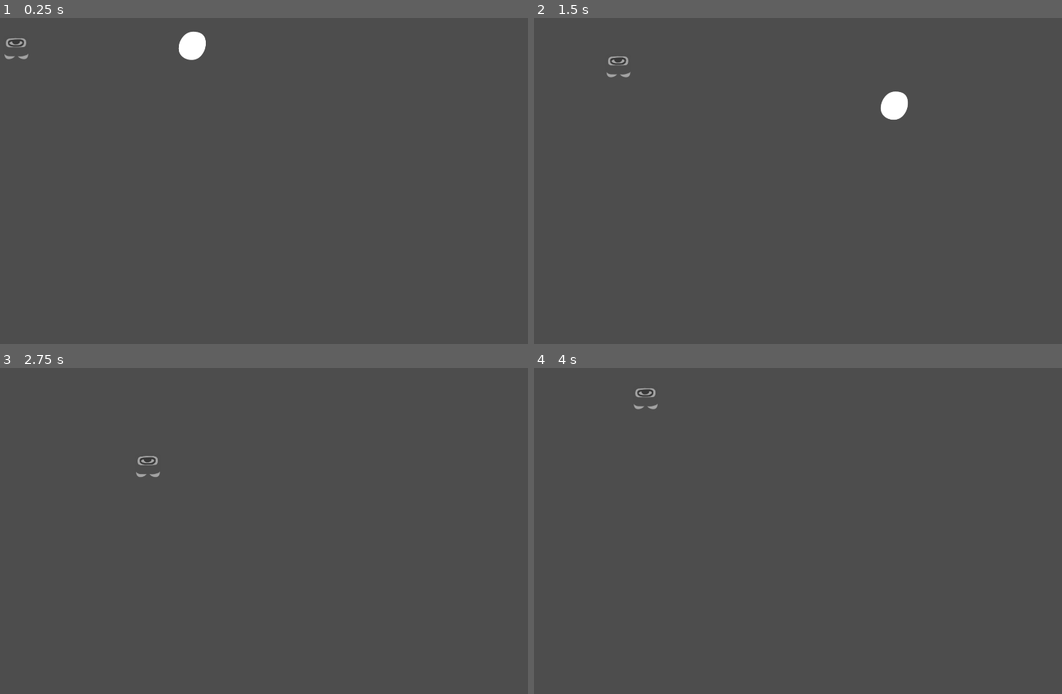
Above: before the commit, frames 1-4 (two rows, left to right).
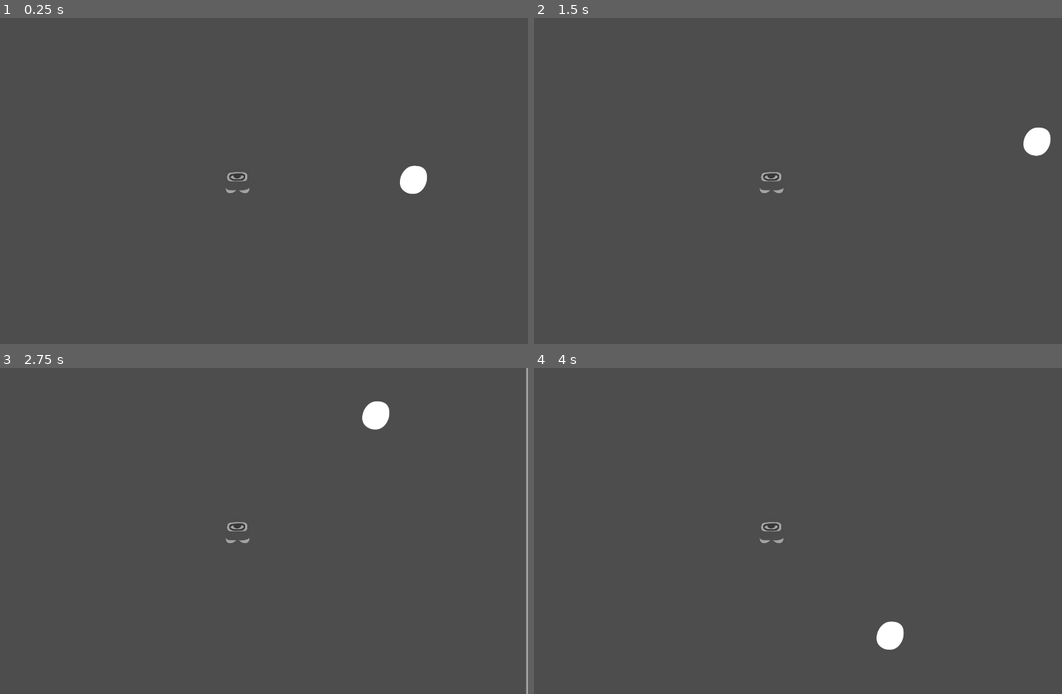
Above: after the commit, the same moments.

Repository: Hangover-Sunshine/KATAMARI-MEATBALL
Game: Godot game, scene res://scenes/CatamariTest.tscn
Two runs of this game, one before a commit and one after it. Both use one fixed random seed, a clock stepped at 60 frames per second and the inputs below. This scene is started directly instead of the project's main scene.
Inputs (mouse positions are in pixels of both pictures, inside the frame that each line leads up to):
- Up to frame 1 (0.25 s): no input
- Up to frame 2 (1.5 s): tap Enter at 0.5 s; move the mouse to (898, 164) at 0.52 s; hold D (WalkRight) 0.53-1.28 s; click (898, 164) at 0.67 s; move the mouse to (655, 197) at 1.27 s; hold S (WalkDown) from 1.28 s (still down); click (655, 197) at 1.42 s
- Up to frame 3 (2.75 s): move the mouse to (295, 459) at 2.02 s; release S (WalkDown) at 2.03 s; hold D (WalkRight) from 2.03 s (still down); click (295, 459) at 2.17 s
- Up to frame 4 (4 s): move the mouse to (739, 596) at 2.77 s; release D (WalkRight) at 2.78 s; hold W (WalkUp) 2.78-3.53 s; click (739, 596) at 2.92 s; move the mouse to (945, 579) at 3.52 s; hold A (WalkLeft) from 3.53 s (still down); click (945, 579) at 3.67 s

The runs differ from the first frame. In frame 1, 0.9% of the frame differs, in the area x 0-81%, y 4-55%; in frame 2, 0.9%; in frame 3, 1.0%, in the area x 25-100%, y 0-100%; in frame 4, 0.5%.

Commit message:
fleshball bounces and slows down, removing ability to suck player for now

Diff:
--- a/prefabs/entities/FleshBall.tscn
+++ b/prefabs/entities/FleshBall.tscn
@@ -7,14 +7,13 @@
 radius = 49.0918
 
 [sub_resource type="CircleShape2D" id="CircleShape2D_f0duw"]
-radius = 56.0
+radius = 63.0317
 
-[node name="FleshBall" type="RigidBody2D"]
+[node name="MysteryFleshBall" type="CharacterBody2D"]
 collision_layer = 2
 collision_mask = 32
-gravity_scale = 0.0
 script = ExtResource("1_amhv6")
-ConsumptionBands = Array[int]([30, 60])
+MovementLossTime = 1.5
 
 [node name="Sprite2D" type="Sprite2D" parent="."]
 texture = ExtResource("1_11vk3")
--- a/scenes/CatamariTest.tscn
+++ b/scenes/CatamariTest.tscn
@@ -1,12 +1,180 @@
-[gd_scene load_steps=3 format=3 uid="uid://bv0ku2v7vktrn"]
+[gd_scene load_steps=5 format=3 uid="uid://bv0ku2v7vktrn"]
 
 [ext_resource type="PackedScene" uid="uid://myhbn6a4wked" path="res://prefabs/entities/Player.tscn" id="1_thyqi"]
 [ext_resource type="PackedScene" uid="uid://b2rldqippwrkr" path="res://prefabs/entities/FleshBall.tscn" id="2_2j7s7"]
+[ext_resource type="Texture2D" uid="uid://hqxg4h3orok1" path="res://assets/temporary/Environment_Prototype1.png" id="3_ubkol"]
+
+[sub_resource type="RectangleShape2D" id="RectangleShape2D_kxqqo"]
+size = Vector2(97, 96)
 
 [node name="CatamariTest" type="Node2D"]
 
 [node name="Player" parent="." instance=ExtResource("1_thyqi")]
-position = Vector2(229, 96)
+position = Vector2(4308, 85)
+
+[node name="Camera2D" type="Camera2D" parent="Player"]
 
 [node name="FleshBall" parent="." instance=ExtResource("2_2j7s7")]
-position = Vector2(811, 92)
+position = Vector2(4890, 81)
+
+[node name="DummyBlockout" type="StaticBody2D" parent="."]
+position = Vector2(1714, 130)
+scale = Vector2(1, 4.56)
+collision_layer = 32
+
+[node name="Sprite2D" type="Sprite2D" parent="DummyBlockout"]
+texture = ExtResource("3_ubkol")
+region_enabled = true
+region_rect = Rect2(0, 0, 96, 96)
+
+[node name="CollisionShape2D" type="CollisionShape2D" parent="DummyBlockout"]
+position = Vector2(-0.5, 0)
+shape = SubResource("RectangleShape2D_kxqqo")
+
+[node name="DummyBlockout2" type="StaticBody2D" parent="."]
+position = Vector2(5745, 130)
+scale = Vector2(1, 25.68)
+collision_layer = 32
+
+[node name="Sprite2D" type="Sprite2D" parent="DummyBlockout2"]
+texture = ExtResource("3_ubkol")
+region_enabled = true
+region_rect = Rect2(0, 0, 96, 96)
+
+[node name="CollisionShape2D" type="CollisionShape2D" parent="DummyBlockout2"]
+position = Vector2(-0.5, 0)
+shape = SubResource("RectangleShape2D_kxqqo")
+
+[node name="DummyBlockout9" type="StaticBody2D" parent="."]
+position = Vector2(3230, 130)
+scale = Vector2(1, 25.68)
+collision_layer = 32
+
+[node name="Sprite2D" type="Sprite2D" parent="DummyBlockout9"]
+texture = ExtResource("3_ubkol")
+region_enabled = true
+region_rect = Rect2(0, 0, 96, 96)
+
+[node name="CollisionShape2D" type="CollisionShape2D" parent="DummyBlockout9"]
+position = Vector2(-0.5, 0)
+shape = SubResource("RectangleShape2D_kxqqo")
+
+[node name="DummyBlockout10" type="StaticBody2D" parent="."]
+position = Vector2(4485, -1146)
+rotation = 1.5708
+scale = Vector2(1, 26.36)
+collision_layer = 32
+
+[node name="Sprite2D" type="Sprite2D" parent="DummyBlockout10"]
+texture = ExtResource("3_ubkol")
+region_enabled = true
+region_rect = Rect2(0, 0, 96, 96)
+
+[node name="CollisionShape2D" type="CollisionShape2D" parent="DummyBlockout10"]
+position = Vector2(-0.5, 0)
+shape = SubResource("RectangleShape2D_kxqqo")
+
+[node name="DummyBlockout11" type="StaticBody2D" parent="."]
+position = Vector2(4485, 1406)
+rotation = 1.5708
+scale = Vector2(1, 26.6)
+collision_layer = 32
+
+[node name="Sprite2D" type="Sprite2D" parent="DummyBlockout11"]
+texture = ExtResource("3_ubkol")
+region_enabled = true
+region_rect = Rect2(0, 0, 96, 96)
+
+[node name="CollisionShape2D" type="CollisionShape2D" parent="DummyBlockout11"]
+position = Vector2(-0.5, 0)
+shape = SubResource("RectangleShape2D_kxqqo")
+
+[node name="DummyBlockout3" type="StaticBody2D" parent="."]
+position = Vector2(1254, -435)
+rotation = 1.5708
+scale = Vector2(1, 4.56)
+collision_layer = 32
+
+[node name="Sprite2D" type="Sprite2D" parent="DummyBlockout3"]
+texture = ExtResource("3_ubkol")
+region_enabled = true
+region_rect = Rect2(0, 0, 96, 96)
+
+[node name="CollisionShape2D" type="CollisionShape2D" parent="DummyBlockout3"]
+position = Vector2(-0.5, 0)
+shape = SubResource("RectangleShape2D_kxqqo")
+
+[node name="DummyBlockout4" type="StaticBody2D" parent="."]
+position = Vector2(1137, 1114)
+rotation = 1.5708
+scale = Vector2(1, 4.56)
+collision_layer = 32
+
+[node name="Sprite2D" type="Sprite2D" parent="DummyBlockout4"]
+texture = ExtResource("3_ubkol")
+region_enabled = true
+region_rect = Rect2(0, 0, 96, 96)
+
+[node name="CollisionShape2D" type="CollisionShape2D" parent="DummyBlockout4"]
+position = Vector2(-0.5, 0)
+shape = SubResource("RectangleShape2D_kxqqo")
+
+[node name="DummyBlockout5" type="StaticBody2D" parent="."]
+position = Vector2(362, 974)
+rotation = 2.35619
+scale = Vector2(1, 4.56)
+collision_layer = 32
+
+[node name="Sprite2D" type="Sprite2D" parent="DummyBlockout5"]
+texture = ExtResource("3_ubkol")
+region_enabled = true
+region_rect = Rect2(0, 0, 96, 96)
+
+[node name="CollisionShape2D" type="CollisionShape2D" parent="DummyBlockout5"]
+position = Vector2(-0.5, 0)
+shape = SubResource("RectangleShape2D_kxqqo")
+
+[node name="DummyBlockout6" type="StaticBody2D" parent="."]
+position = Vector2(362, 974)
+rotation = 2.35619
+scale = Vector2(1, 4.56)
+collision_layer = 32
+
+[node name="Sprite2D" type="Sprite2D" parent="DummyBlockout6"]
+texture = ExtResource("3_ubkol")
+region_enabled = true
+region_rect = Rect2(0, 0, 96, 96)
+
+[node name="CollisionShape2D" type="CollisionShape2D" parent="DummyBlockout6"]
+position = Vector2(-0.5, 0)
+shape = SubResource("RectangleShape2D_kxqqo")
+
+[node name="DummyBlockout7" type="StaticBody2D" parent="."]
+position = Vector2(-98, 469)
+rotation = -0.471239
+scale = Vector2(1, 4.56)
+collision_layer = 32
+
+[node name="Sprite2D" type="Sprite2D" parent="DummyBlockout7"]
+texture = ExtResource("3_ubkol")
+region_enabled = true
+region_rect = Rect2(0, 0, 96, 96)
+
+[node name="CollisionShape2D" type="CollisionShape2D" parent="DummyBlockout7"]
+position = Vector2(-0.5, 0)
+shape = SubResource("RectangleShape2D_kxqqo")
+
+[node name="DummyBlockout8" type="StaticBody2D" parent="."]
+position = Vector2(-179, -116)
+rotation = 0.15708
+scale = Vector2(1, 4.56)
+collision_layer = 32
+
+[node name="Sprite2D" type="Sprite2D" parent="DummyBlockout8"]
+texture = ExtResource("3_ubkol")
+region_enabled = true
+region_rect = Rect2(0, 0, 96, 96)
+
+[node name="CollisionShape2D" type="CollisionShape2D" parent="DummyBlockout8"]
+position = Vector2(-0.5, 0)
+shape = SubResource("RectangleShape2D_kxqqo")
--- a/scripts/entity/FleshBall.gd
+++ b/scripts/entity/FleshBall.gd
@@ -1,11 +1,22 @@
-extends RigidBody2D
+extends CharacterBody2D
 
-@export var ConsumptionBands:Array[int]
+## The bands for jumping between sizes.
+@export var ConsumptionBands:Array[float]
+
+@export_group("Velocity Affectors")
+## How much velocity is retained when the ball hits the wall.
+@export_range(0.0, 1.0) var BounceVelocityRetain:float = 0.8
+## Loss of movement overtime, without hitting a wall.
+@export_range(0.01, 0.6) var MovementLoss:float = 0.2
+## How fast the ball loses momentum. Time is in seconds.
+@export var MovementLossTime:float = 2.5
 
 @onready var influence = $Influence
 
-var current_consumption:int = 0
+var current_consumption:float = 0
 var off:bool = true
+
+var momentum_loss_timer:float = 0
 
 func _ready():
 	$Influence.collision_mask = 0
@@ -16,21 +27,51 @@
 ##
 
 func _physics_process(delta):
-	if is_zero_approx(linear_velocity.length_squared()):
+	if is_zero_approx(velocity.length_squared()):
 		if off:
 			return
 		else:
 			# turn off influence
 			$Influence.collision_mask = 0
 			off = true
+			momentum_loss_timer = 0
+			return
 		##
 	elif off:
 		# restart everything!
-		$Influence.collision_mask = 0b0000_1101
+		$Influence.collision_mask = 0b0001_1100
 		off = false
+		momentum_loss_timer = MovementLossTime
 	##
 
 	# otherwise, keep processing as normal
+	# move and report collisions
+	var collision:KinematicCollision2D = move_and_collide(velocity * delta)
+
+	# for next frame, reflect and apply new velocity for next time
+	if collision:
+		velocity = velocity.bounce(collision.get_normal()) * BounceVelocityRetain
+	##
+
+	momentum_loss_timer -= delta
+	if momentum_loss_timer <= 0:
+		print($Influence.collision_mask)
+		momentum_loss_timer = MovementLossTime
+
+		velocity -= velocity * MovementLoss
+
+		if velocity.length_squared() < 3500: # player can no longer be sucked in
+			$Influence.collision_mask = 0b0001_1100
+		##
+
+		if velocity.length_squared() < 1000: # too perceptibly small to really make a difference
+			velocity = Vector2.ZERO
+		##
+	##
+##
+
+func smacked():
+	$Influence.collision_mask = 0b0001_1100
 ##
 
 # once in, you can never leave :)
--- a/scripts/entity/Player.gd
+++ b/scripts/entity/Player.gd
@@ -4,10 +4,10 @@
 @export_range(0.0, 1.0) var PunchDrawnPenalty:float = 0.8
 
 @export var MaxWindupTime:float = 2.5
-@export var MaxForce:float = 50000 # full power = this value, quick tap is half at least
+@export var MaxForce:float = 700 # full power = this value, quick tap is half at least
 
 var mouse_pressed:bool = false
-var ball:RigidBody2D
+var ball:CharacterBody2D
 
 func _process(delta):
 	pass
@@ -25,10 +25,9 @@
 ##
 
 func apply_force(dir_from_player_to_mouse):
-	var force = MaxForce * dir_from_player_to_mouse
-
 	if ball != null:
-		ball.apply_central_force(force)
+		ball.velocity = MaxForce * dir_from_player_to_mouse
+		ball.smacked()
 	##
 ##
 
